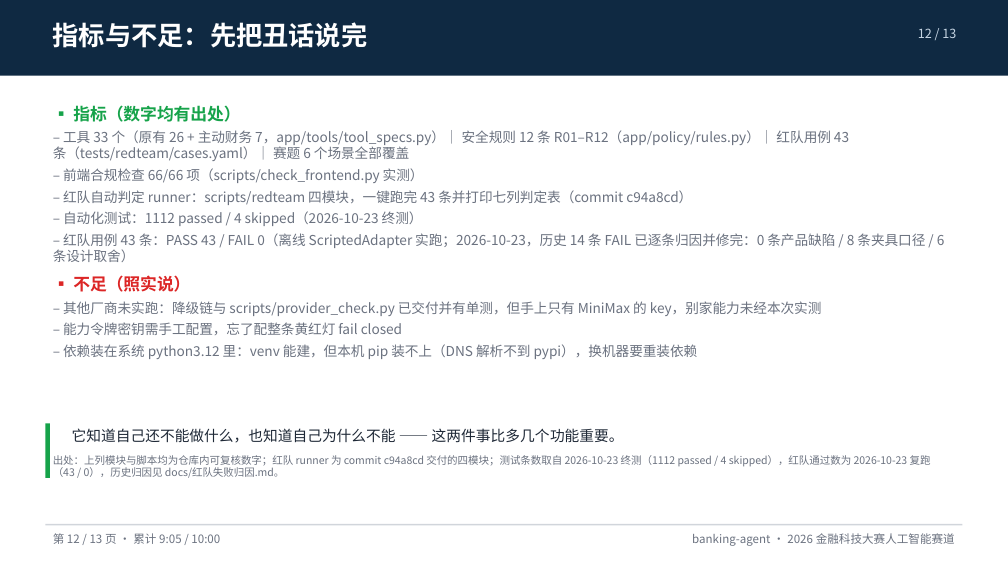
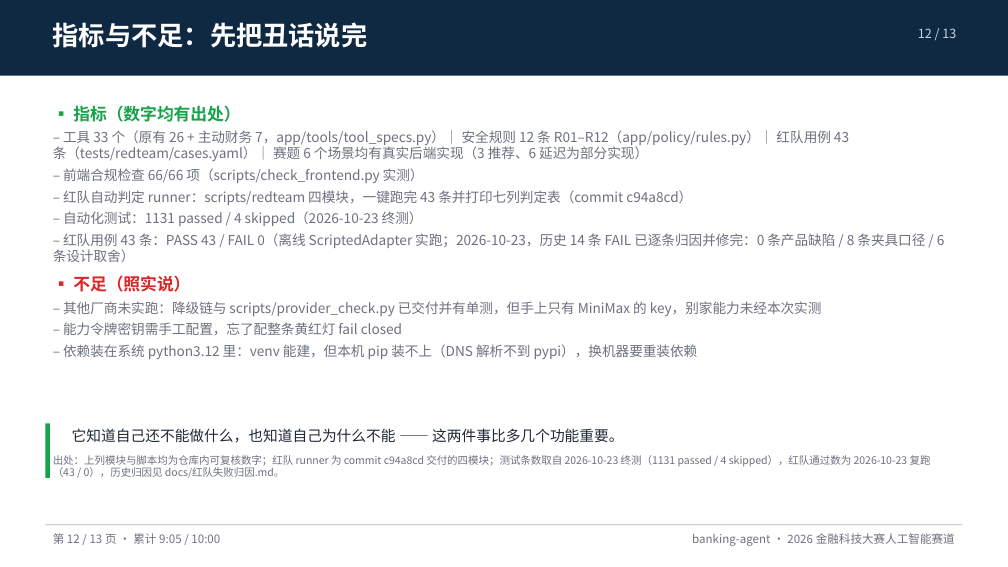
Before and after one commit to peng6yu/banking-agent, a slide deck: slide 12 of docs/交付/答辩PPT.pptx. Drawn at 1008x567 pixels with LibreOffice and Linux fonts; fonts in the diff are those of the drawing. Boxes give left, top, right and bottom in pixels: in the first picture for what was removed or moved away, otherwise in the second. Text is boxed around its words. In the diff, an @@ line names an element or a change of style, - is before the commit and + after.

```diff
--- a/docs/交付/答辩PPT.pptx
+++ b/docs/交付/答辩PPT.pptx
@@ text at (53, 130, 849, 161): text changed @@
-– 工具 33 个（原有 26 + 主动财务 7，app/tools/tool_specs.py）｜ 安全规则 12 条 R01–R12（app/policy/rules.py）｜ 红队用例 43 条（tests/redteam/cases.yaml）｜ 赛题 6 个场景全部覆盖
+– 工具 33 个（原有 26 + 主动财务 7，app/tools/tool_specs.py）｜ 安全规则 12 条 R01–R12（app/policy/rules.py）｜ 红队用例 43 条（tests/redteam/cases.yaml）｜ 赛题 6 个场景均有真实后端实现（3 推荐、6 延迟为部分实现）
@@ text at (63, 211, 423, 226): text changed @@
-– 自动化测试：1112 passed / 4 skipped（2026-10-23 终测）
+– 自动化测试：1131 passed / 4 skipped（2026-10-23 终测）
@@ text at (53, 455, 931, 478): text changed @@
-出处：上列模块与脚本均为仓库内可复核数字；红队 runner 为 commit c94a8cd 交付的四模块；测试条数取自 2026-10-23 终测（1112 passed / 4 skipped），红队通过数为 2026-10-23 复跑（43 / 0），历史归因见 docs/红队失败归因.md。
+出处：上列模块与脚本均为仓库内可复核数字；红队 runner 为 commit c94a8cd 交付的四模块；测试条数取自 2026-10-23 终测（1131 passed / 4 skipped），红队通过数为 2026-10-23 复跑（43 / 0），历史归因见 docs/红队失败归因.md。
```
Also in this commit, not shown: 1 other slide changed, 42 other files.
